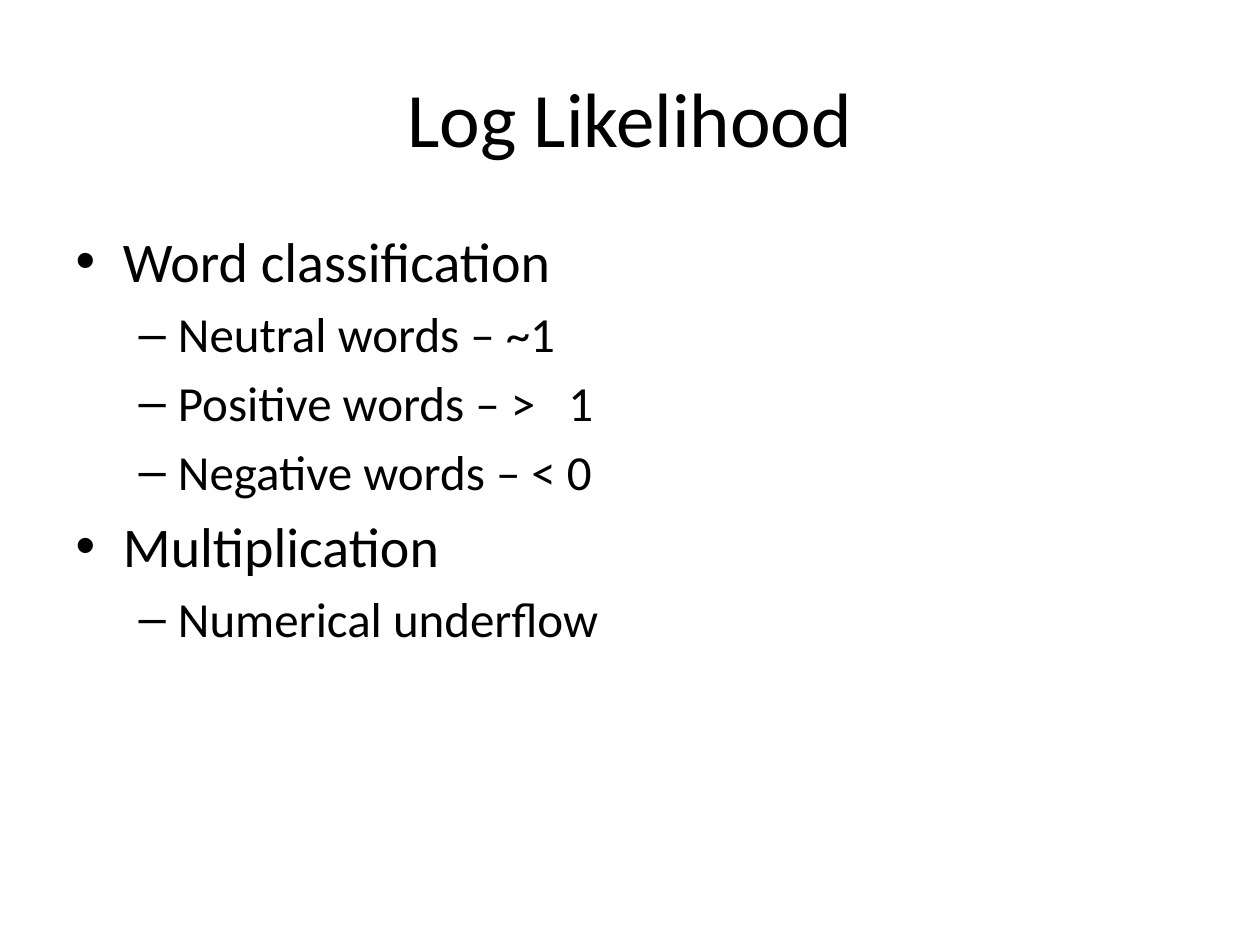
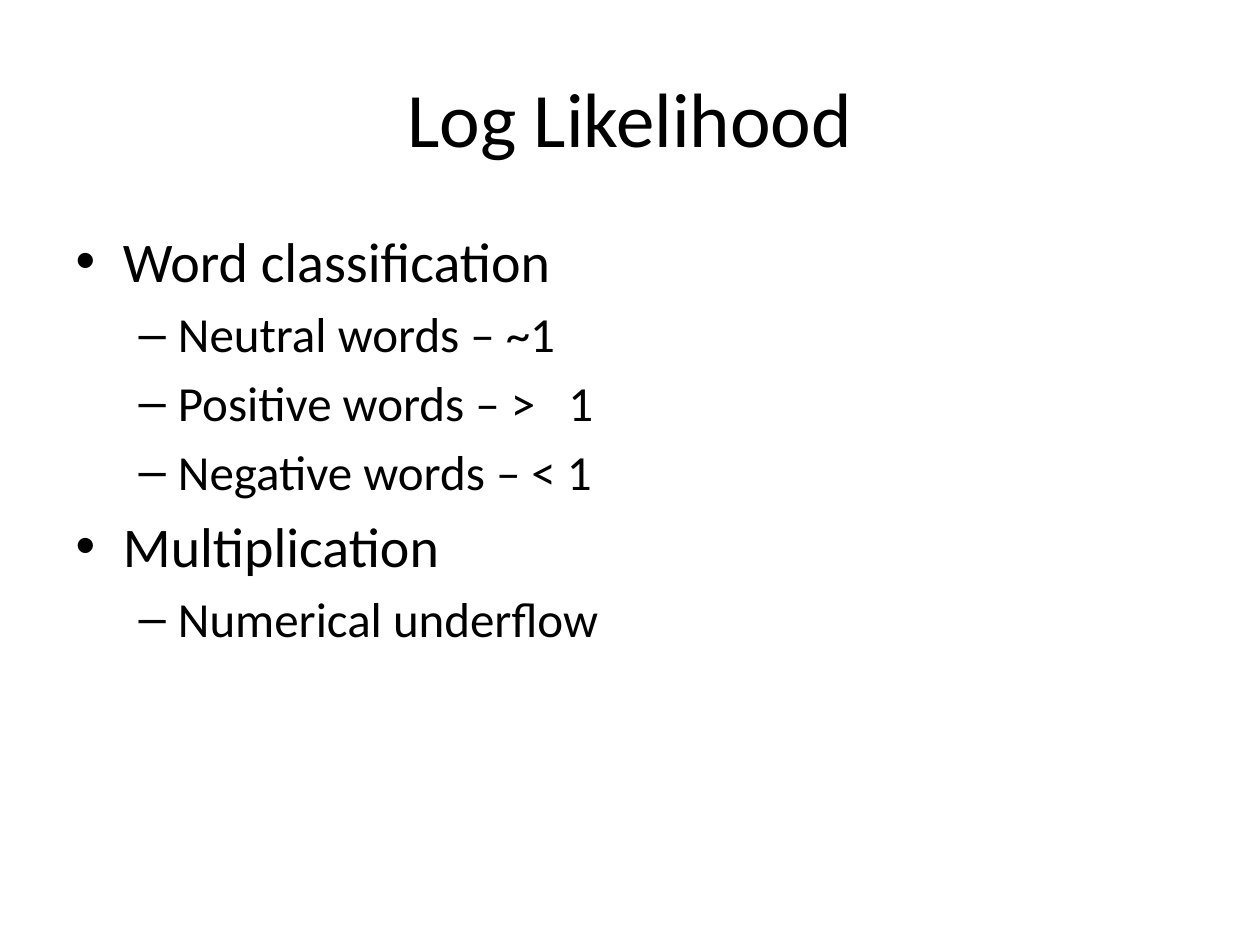
Before and after one commit to look4pritam/ArtificialIntelligence, a slide deck: slide 21 of MachineLearning/NaiveBayes/NaiveBayes.pptx. Drawn at 1260x945 pixels with LibreOffice and Linux fonts; fonts in the diff are those of the drawing. Boxes give left, top, right and bottom in pixels: in the first picture for what was removed or moved away, otherwise in the second. Text is boxed around its words. In the diff, an @@ line names an element or a change of style, - is before the commit and + after.

```diff
--- a/MachineLearning/NaiveBayes/NaiveBayes.pptx
+++ b/MachineLearning/NaiveBayes/NaiveBayes.pptx
@@ text at (x1=178, y1=456, x2=592, y2=499): text changed @@
-  – Negative words – < 0
+  – Negative words – < 1
```
Also in this commit, not shown: 1 other slide changed, 1 other file.
